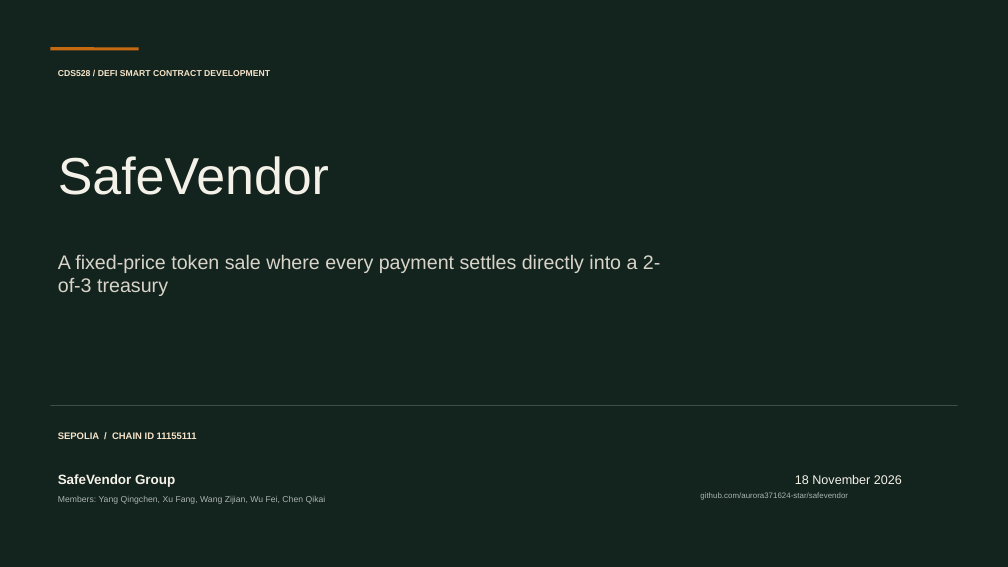
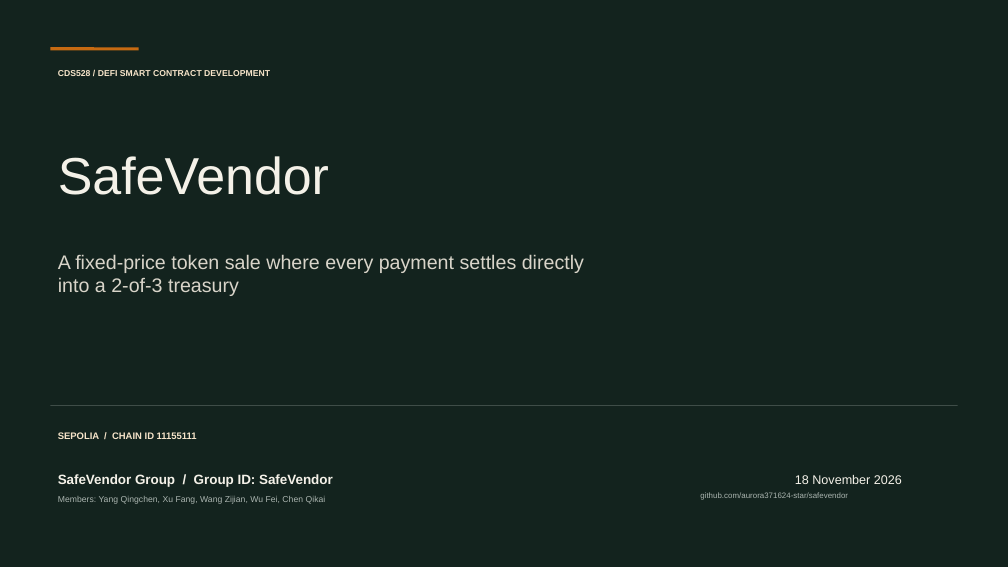
Before and after one commit to aurora371624-star/safevendor, a slide deck: slide 1 of slides/SafeVendor_Presentation.pptx. Drawn at 1008x567 pixels with LibreOffice and Linux fonts; fonts in the diff are those of the drawing. Boxes give left, top, right and bottom in pixels: in the first picture for what was removed or moved away, otherwise in the second. Text is boxed around its words. In the diff, an @@ line names an element or a change of style, - is before the commit and + after.

```diff
--- a/slides/SafeVendor_Presentation.pptx
+++ b/slides/SafeVendor_Presentation.pptx
@@ text at (58,254,584,296): text changed @@
-A fixed-price token sale where every payment settles directly into a 2-of-3 treasury
+A fixed-price token sale where every payment settles directly
+into a 2-of-3 treasury
@@ text at (58,474,333,487): text changed @@
-SafeVendor Group
+SafeVendor Group / Group ID: SafeVendor
```
Also in this commit, not shown: 9 other slides changed, 11 other files.
